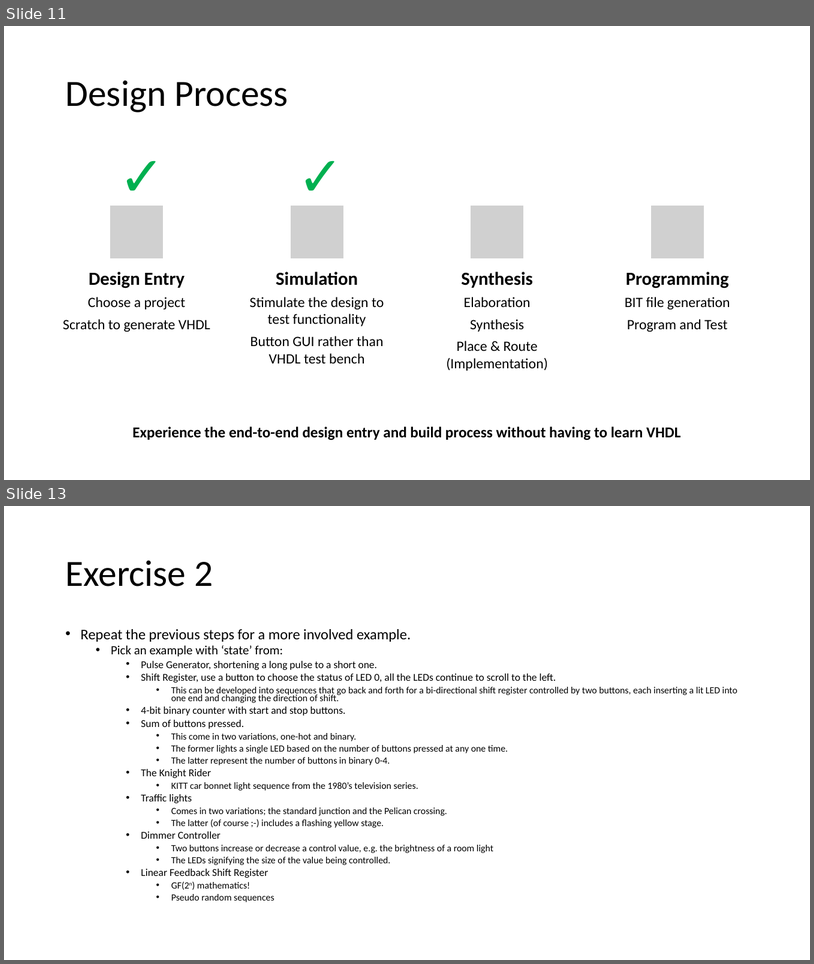
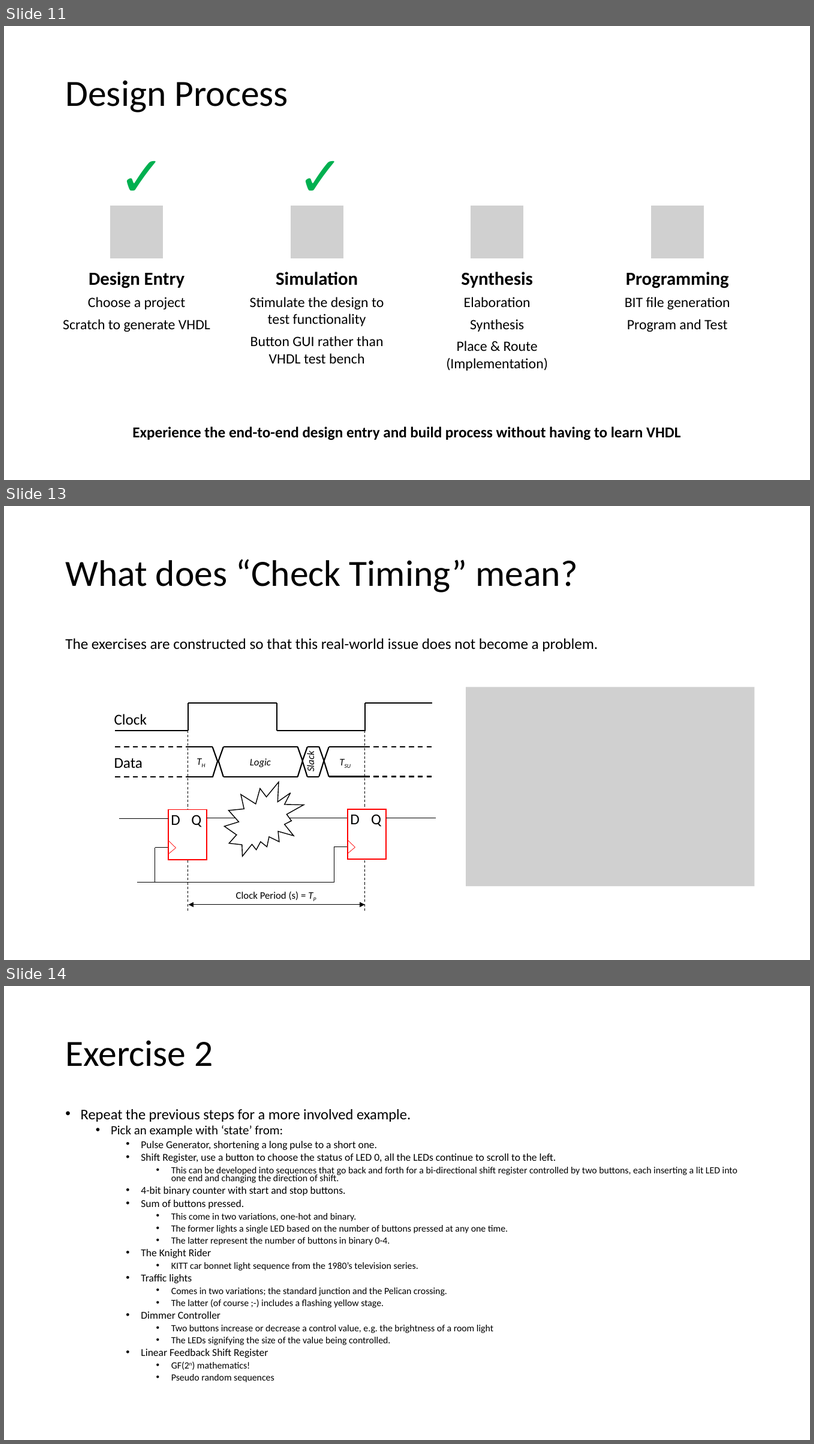
Before and after one commit to house-of-abbey/scratch_vhdl, a slide deck: docs/Training_Material.pptx. Shown one above the other, each under a label of ours: slides 11 and 13 before the commit, slides 11, 13 and 14 after it; the slides between them are not shown. The pictures are 814x964 and 814x1444 pixels, drawn with LibreOffice and Linux fonts; fonts in the diff are those of the drawing; grey boxes stand for pictures. Boxes give left, top, right and bottom in pixels: in the first picture for what was removed or moved away, otherwise in the second. Text is boxed around its words. In the diff, an @@ line names an element or a change of style, - is before the commit and + after.

```diff
--- a/docs/Training_Material.pptx
+++ b/docs/Training_Material.pptx
@@ slide 13 added at (x1=4, y1=506, x2=810, y2=960), background #FFFFFF @@
@@ title added at (x1=65, y1=559, x2=578, y2=592), 44 pt, text #000000 @@
+What does “Check Timing” mean?
@@ text added at (x1=65, y1=638, x2=598, y2=651), 18 pt, text #000000 @@
+The exercises are constructed so that this real-world issue does not become a problem.
@@ picture added at (x1=466, y1=687, x2=755, y2=886) @@
@@ group added at (x1=114, y1=703, x2=436, y2=911): 45 lines, 11 texts, 2 rectangles, 1 double arrow, 1 irregular seal @@
+TSU
+Data
+Clock
+Logic
+Slack
+Clock Period (s) = TP
+D
+Q
+D
+Q
+TH
@@ what was slide 13 is now slide 14 @@
```
Also in this commit, not shown: 1 slide changed, 1 other file.
